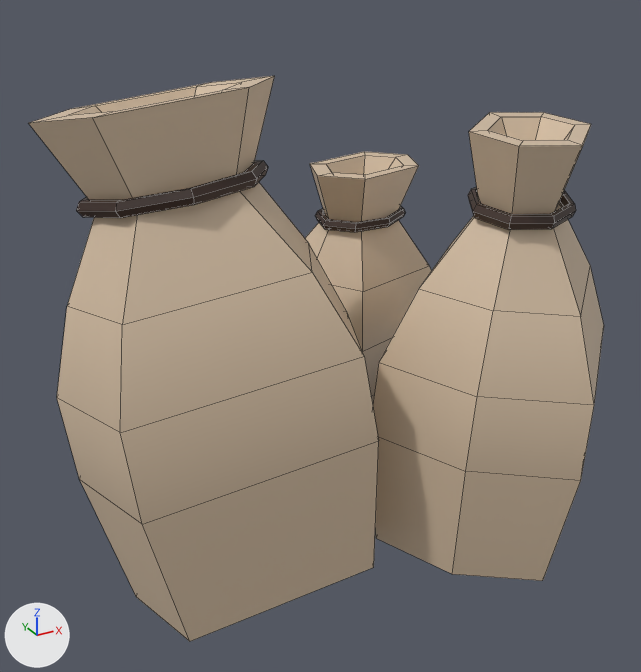
The FBX model Assets/Environment/Saco_3.fbx: old version first, new version second.
Rendered twice from a camera (50 mm lens) standing at (-0.0124, -0.0216, 0.0168) and looking at (-0.0004, 0.0002, 0.0058). Every picture has the same lights, and +X, +Y and +Z are marked at lower left. Mesh edges are drawn as thin lines. Where no turn or scale is listed for an object, it has been applied to the vertices.

The first picture shows 'Saco_3'.
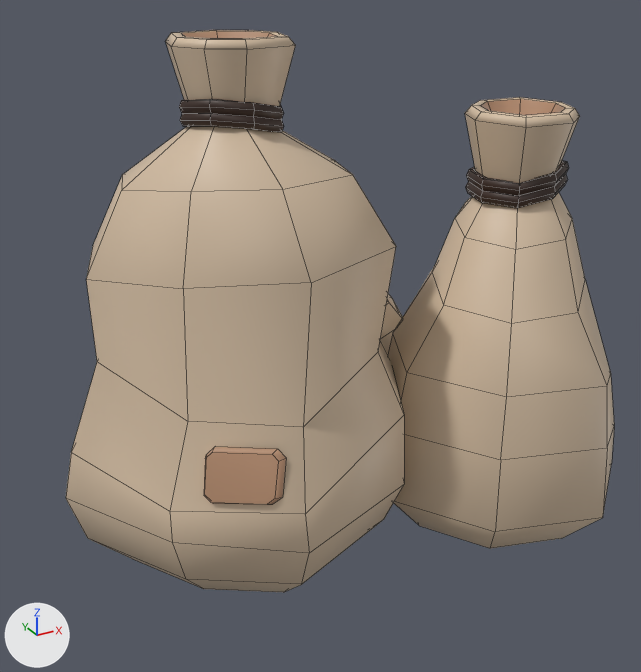
Pixel boxes (x1, y1, x2, y2) of what changed, in the pictures (641 x 672 px; the box of a moved part takes in the faces that stretch with it):
'Saco_3', reshaped: before (29, 76, 604, 641); after (66, 30, 614, 592)
part 1 of me_mesh, moved or reshaped: before (468, 187, 576, 230); after (180, 113, 284, 132)
part 2 of me_mesh, moved or reshaped: before (315, 206, 405, 232); after (466, 174, 567, 208)
part 3 of me_mesh, moved or reshaped (not visible afterwards): before (76, 160, 268, 218)
part 4 of me_mesh, rebuilt: before (29, 76, 379, 641); after (66, 30, 404, 592)
part 5 of me_mesh, rebuilt: before (373, 112, 604, 581); after (388, 97, 614, 549)
part 6 of me_mesh, rebuilt: before (305, 151, 431, 404); after (380, 294, 402, 355)
part 7 of me_mesh, added: after (179, 99, 284, 119)
part 8 of me_mesh, added: after (466, 160, 569, 196)
part 9 of me_mesh, added (brown): after (204, 447, 286, 505)

The change in detail:
Material 'marron2' (mat_marron2) is new.
Its base color is (0.442, 0.251, 0.15) (brown #b1896c).
me_mesh is used by ob_saco_3; location (0.0, 0.0, 0.0).
me_mesh had 273 vertices, 270 faces and spanned x -0.0084..0.0086, y -0.0067..0.0075, z -0.0012..0.0136.
me_mesh now has 587 vertices, 557 faces and spans x -0.0085..0.0089, y -0.0066..0.0069, z -0.001..0.0147.
me_mesh part 1: the loose piece of 48 vertices spanning x 0.0026..0.0066, y -0.0046..-0.0007, z 0.0098..0.0103 is multiplied about its middle by the matrix ((0.128, -0.743, -0.03), (0.72, -0.146, -0.045), (-0.022, 0.046, 0.875)), then moved by (-0.0077, 0.0027, 0.0026).
me_mesh part 2: the loose piece of 48 vertices spanning x 0.0014..0.0052, y 0.0027..0.0053, z 0.008..0.0085 is multiplied about its middle by the matrix ((-0.748, 0.688, 0.064), (-0.347, -0.859, -0.029), (-0.003, 0.067, 1.143)), then moved by (0.0014, -0.0062, 0.0022).
me_mesh part 3: the loose piece of 48 vertices spanning x -0.0072..-0.002, y -0.0012..0.0022, z 0.0104..0.0114 is multiplied about its middle by the matrix ((0.323, 0.342, -0.06), (-0.211, 0.396, -0.181), (-0.069, 0.247, 0.527)), then moved by (0.0066, 0.0023, -0.0047).
me_mesh part 4: the loose piece of 43 vertices spanning x -0.0084..0.0005, y -0.0038..0.0035, z -0.0012..0.0136 is rebuilt with 89 vertices and now spans x -0.0085..0.0021, y -0.0052..0.0056, z -0.0001..0.0147.
me_mesh part 5: the loose piece of 43 vertices spanning x -0.0001..0.0086, y -0.0067..0.0019, z -0.0008..0.0123 is rebuilt with 81 vertices and now spans x 0.0003..0.0089, y -0.0066..0.0019, z -0.0001..0.0127.
me_mesh part 6: the loose piece of 43 vertices spanning x -0.0001..0.0063, y 0.0011..0.0075, z -0.0006..0.0101 is rebuilt with 81 vertices and now spans x -0.0003..0.0057, y 0.0008..0.0069, z -0.001..0.0079.
me_mesh part 7: a new loose piece of 48 vertices spanning x -0.0045..-0.0017, y -0.0014..0.0014, z 0.0127..0.0133, in mat_marron3 (brown #37231b).
me_mesh part 8: a new loose piece of 48 vertices spanning x 0.0033..0.0062, y -0.0036..-0.0007, z 0.0105..0.0112, in mat_marron3 (brown #37231b).
me_mesh part 9: a new loose piece of 16 vertices spanning x -0.0058..-0.0039, y -0.0046..-0.0029, z 0.0037..0.0052, in mat_marron2 (brown #b1896c).
me_mesh part 10: the surface is now shaded smooth.
me_mesh now uses material mat_marron2 (brown #b1896c).
